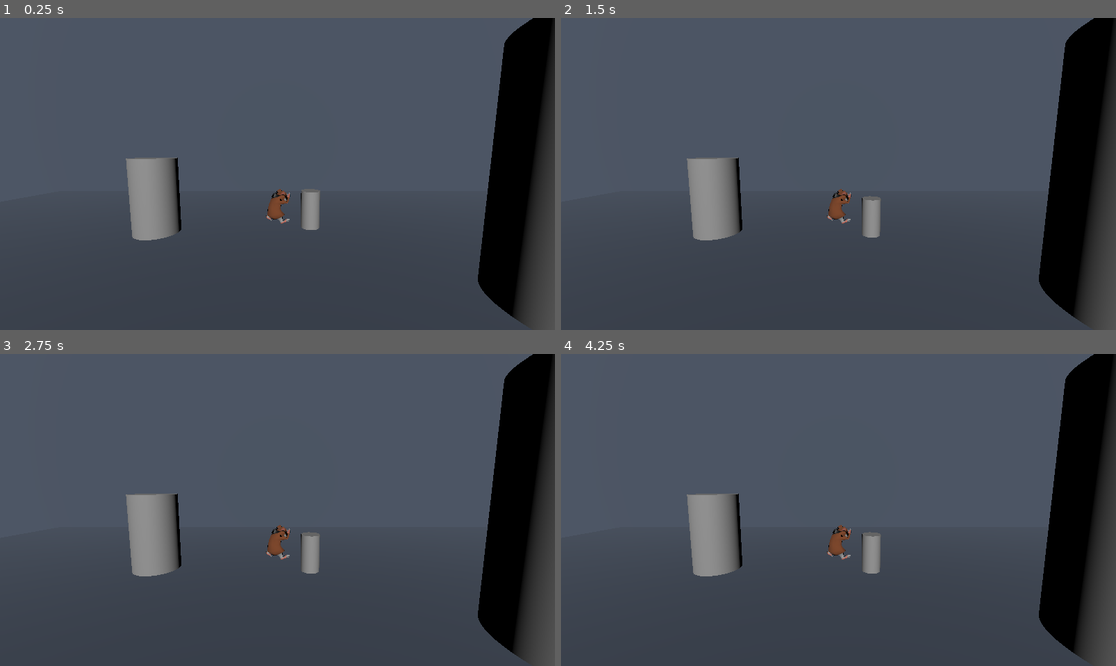
Above: before the commit, frames 1-4 (two rows, left to right).
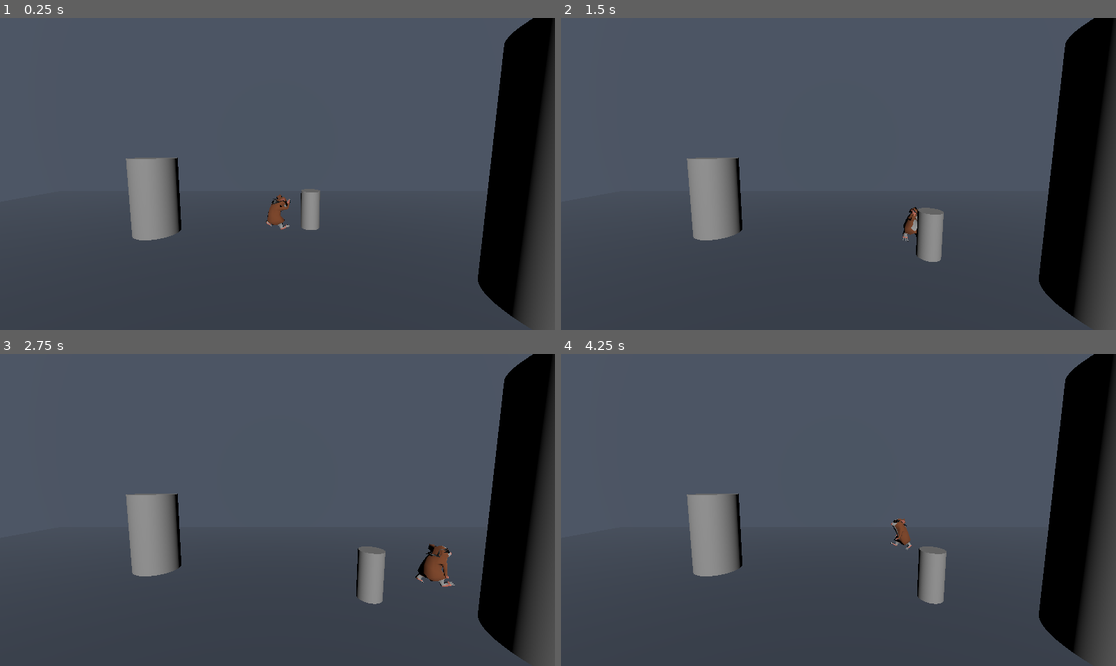
Above: after the commit, the same moments.

Repository: Trikzon/squirreling-away
Game: Godot game, scene res://Levels/dev_level.tscn
Same seed, same stepped clock (60 frames per second), same inputs: the game is played once before the commit and once after it.
Inputs:
- Up to frame 1 (0.25 s): no input
- Up to frame 2 (1.5 s): tap Enter (ui_accept) at 0.5, 0.77, 0.8, 1.07, 1.35 s; hold D (player_right) 0.53-1.28 s; tap E (push) at 0.6 s; hold S (player_backward) from 1.28 s (still down)
- Up to frame 3 (2.75 s): tap Enter (ui_accept) at 1.52, 1.82, 2.3 s; tap E (push) at 1.55, 2.1 s; release S (player_backward) at 2.03 s; hold D (player_right) from 2.03 s (still down)
- Up to frame 4 (4.25 s): release D (player_right) at 2.78 s; hold W (player_forward) 2.78-3.53 s; tap E (push) at 2.85 s; tap Enter (ui_accept) at 3.02, 3.32, 3.6, 3.77, 4.07 s; hold A (player_left) from 3.53 s (still down)

The runs differ from the first frame. In frame 1, 0.3% of the frame differs, in the area x 47-53%, y 54-68%; in frame 2, 1.6%; in frame 3, 2.0%, in the area x 47-82%, y 54-81%; in frame 4, 1.7%.
Error before the commit: Parse Error: Used tab character for indentation instead of space as used before in the file. (res://Entities/Player/player.gd:28)

Commit message:
added push animations

Diff:
--- a/Entities/Player/hamster.gd
+++ b/Entities/Player/hamster.gd
@@ -6,7 +6,7 @@
 func _ready():
 
 	var anim_player = $AnimationPlayer
-	var animations = ['idle', 'walk']
+	var animations = ['idle', 'walk','push','push_idle']
 
 
 	for animation in animations:
--- a/Entities/Player/hamster.tscn
+++ b/Entities/Player/hamster.tscn
@@ -39,6 +39,30 @@
 advance_mode = 2
 advance_condition = &"idle"
 
+[sub_resource type="AnimationNodeStateMachineTransition" id="AnimationNodeStateMachineTransition_pibrq"]
+advance_mode = 2
+advance_condition = &"pushing"
+
+[sub_resource type="AnimationNodeStateMachineTransition" id="AnimationNodeStateMachineTransition_1nxaq"]
+advance_mode = 2
+advance_condition = &"pushing"
+
+[sub_resource type="AnimationNodeStateMachineTransition" id="AnimationNodeStateMachineTransition_nvj16"]
+advance_mode = 2
+advance_condition = &"idle"
+
+[sub_resource type="AnimationNodeStateMachineTransition" id="AnimationNodeStateMachineTransition_ey32t"]
+advance_mode = 2
+advance_condition = &"walk"
+
+[sub_resource type="AnimationNodeStateMachineTransition" id="AnimationNodeStateMachineTransition_3mw14"]
+advance_mode = 2
+advance_condition = &"not_pushing"
+
+[sub_resource type="AnimationNodeStateMachineTransition" id="AnimationNodeStateMachineTransition_ufnwh"]
+advance_mode = 2
+advance_condition = &"not_pushing"
+
 [sub_resource type="AnimationNodeStateMachine" id="AnimationNodeStateMachine_nh254"]
 states/End/position = Vector2(1159.33, 114.889)
 states/Start/position = Vector2(152, 100)
@@ -50,11 +74,11 @@
 states/push_idle/position = Vector2(657.407, 38.6667)
 states/walk/node = SubResource("AnimationNodeBlendTree_kenmi")
 states/walk/position = Vector2(658.444, 233.334)
-transitions = ["Start", "idle", SubResource("AnimationNodeSt …(136 unchanged characters)… mationNodeStateMachineTransition_8xy6o")]
+transitions = ["Start", "idle", SubResource("AnimationNodeSt …(136 unchanged characters)… mationNodeStateMachineTransition_8xy6o"), "idle", "push_idle", SubResource("AnimationNodeStateMachineTransition_pibrq"), "walk", "push", SubResource("AnimationNodeStateMachineTransition_1nxaq"), "push", "push_idle", SubResource("AnimationNodeStateMachineTransition_nvj16"), "push_idle", "push", SubResource("AnimationNodeStateMachineTransition_ey32t"), "push_idle", "idle", SubResource("AnimationNodeStateMachineTransition_3mw14"), "push", "walk", SubResource("AnimationNodeStateMachineTransition_ufnwh")]
 
 [sub_resource type="AnimationNodeStateMachinePlayback" id="AnimationNodeStateMachinePlayback_vtmaf"]
 
-[node name="hamster_walk_2" instance=ExtResource("1_g3i41")]
+[node name="hamster" instance=ExtResource("1_g3i41")]
 script = ExtResource("2_ra5t8")
 
 [node name="Skeleton3D" parent="Armature" index="0"]
@@ -85,5 +109,7 @@
 active = true
 parameters/playback = SubResource("AnimationNodeStateMachinePlayback_vtmaf")
 parameters/conditions/idle = false
+parameters/conditions/not_pushing = false
+parameters/conditions/pushing = false
 parameters/conditions/walk = false
 parameters/walk/TimeScale/scale = 5.0
--- a/Entities/Player/player.gd
+++ b/Entities/Player/player.gd
@@ -14,15 +14,20 @@
 var pushing: Pushable = null
 
 func _process(delta):
-    if Input.is_action_just_pressed("push"):
-        if not pushing:
-            var collider = PUSH_RAY_CAST.get_collider()
-            if collider is Pushable:
-                pushing = collider
-                collider.reparent(self)
-        else:
-            pushing.reparent(get_parent())
-            pushing = null
+	if Input.is_action_just_pressed("push"):
+		if not pushing:
+
+			var collider = PUSH_RAY_CAST.get_collider()
+			if collider is Pushable:
+				pushing = collider
+				collider.reparent(self)
+				$hamster_walk_2/AnimationTree.set("parameters/conditions/pushing", true)
+				$hamster_walk_2/AnimationTree.set("parameters/conditions/not_pushing", false)
+		else:
+			$hamster_walk_2/AnimationTree.set("parameters/conditions/pushing", false)
+			$hamster_walk_2/AnimationTree.set("parameters/conditions/not_pushing", true)
+			pushing.reparent(get_parent())
+			pushing = null
 
 
 func _physics_process(delta):
@@ -34,24 +39,24 @@
 	if Input.is_action_just_pressed("ui_accept") and is_on_floor():
 		velocity.y = JUMP_VELOCITY
 
-    # Get the input direction and handle the movement/deceleration.
-    # As good practice, you should replace UI actions with custom gameplay actions.
-    var input_dir = Input.get_vector("player_left", "player_right", "player_forward", "player_backward")
-    var direction = Vector3(input_dir.x, 0, input_dir.y).normalized()
-    if direction:
-        velocity.x = direction.x * SPEED
-        velocity.z = direction.z * SPEED
+	# Get the input direction and handle the movement/deceleration.
+	# As good practice, you should replace UI actions with custom gameplay actions.
+	var input_dir = Input.get_vector("player_left", "player_right", "player_forward", "player_backward")
+	var direction = Vector3(input_dir.x, 0, input_dir.y).normalized()
+	if direction:
+		velocity.x = direction.x * SPEED
+		velocity.z = direction.z * SPEED
 
-        look_at(Vector3.FORWARD.rotated(Vector3.UP, rotation.y).lerp( direction*-1 , ROTATION_SPEED) + position)
-    else:
-        velocity.x = move_toward(velocity.x, 0, SPEED)
-        velocity.z = move_toward(velocity.z, 0, SPEED)
+		look_at(Vector3.FORWARD.rotated(Vector3.UP, rotation.y).lerp( direction*-1 , ROTATION_SPEED) + position)
+	else:
+		velocity.x = move_toward(velocity.x, 0, SPEED)
+		velocity.z = move_toward(velocity.z, 0, SPEED)
 
-    if velocity:
-        $hamster_walk_2/AnimationTree.set("parameters/conditions/walk", true)
-        $hamster_walk_2/AnimationTree.set("parameters/conditions/idle", false)
-    else:
-        $hamster_walk_2/AnimationTree.set("parameters/conditions/walk", false)
-        $hamster_walk_2/AnimationTree.set("parameters/conditions/idle", true)
+	if velocity:
+		$hamster_walk_2/AnimationTree.set("parameters/conditions/walk", true)
+		$hamster_walk_2/AnimationTree.set("parameters/conditions/idle", false)
+	else:
+		$hamster_walk_2/AnimationTree.set("parameters/conditions/walk", false)
+		$hamster_walk_2/AnimationTree.set("parameters/conditions/idle", true)
 
 	move_and_slide()
--- a/Entities/Player/player.tscn
+++ b/Entities/Player/player.tscn
@@ -24,21 +24,6 @@
 [node name="hamster_walk_2" parent="." instance=ExtResource("2_gpqi1")]
 transform = Transform3D(-1.35942e-08, 0, 0.311, 0, 0.311, 0, -0.311, 0, -1.35942e-08, 0, -0.972, 0)
 
-[node name="Skeleton3D" parent="hamster_walk_2/Armature" index="0"]
-bones/2/rotation = Quaternion(-0.0324919, 0.0798454, 0.161797, 0.983052)
-bones/2/scale = Vector3(1, 1, 1)
-bones/3/rotation = Quaternion(0.419487, -0.0718889, -0.463016, 0.777483)
-bones/4/rotation = Quaternion(-0.093291, 0.329141, -0.627004, 0.699878)
-bones/6/rotation = Quaternion(0.487745, -0.0497891, 0.278966, 0.825714)
-bones/7/rotation = Quaternion(0.0821543, -0.0351516, 0.202709, 0.975153)
-bones/9/rotation = Quaternion(-0.599134, 0.43021, -0.435081, 0.516393)
-bones/9/scale = Vector3(1, 1, 1)
-bones/10/rotation = Quaternion(-0.22081, -0.388673, -0.439356, 0.779194)
-bones/11/rotation = Quaternion(-0.294444, 0.00483959, 0.160354, 0.942107)
-bones/12/rotation = Quaternion(-0.132802, -0.0154302, -0.0720365, 0.988401)
-bones/13/position = Vector3(-1.13902, -0.0938408, 0.560497)
-bones/15/position = Vector3(1.19814, -0.0398627, -0.314839)
-
 [node name="AnimationTree" parent="hamster_walk_2" index="2"]
 parameters/playback = SubResource("AnimationNodeStateMachinePlayback_yxgu3")
 parameters/walk/TimeScale/scale = 1.0
Not shown: 1 places in Entities/Player/hamster.tscn that only renumber resources
